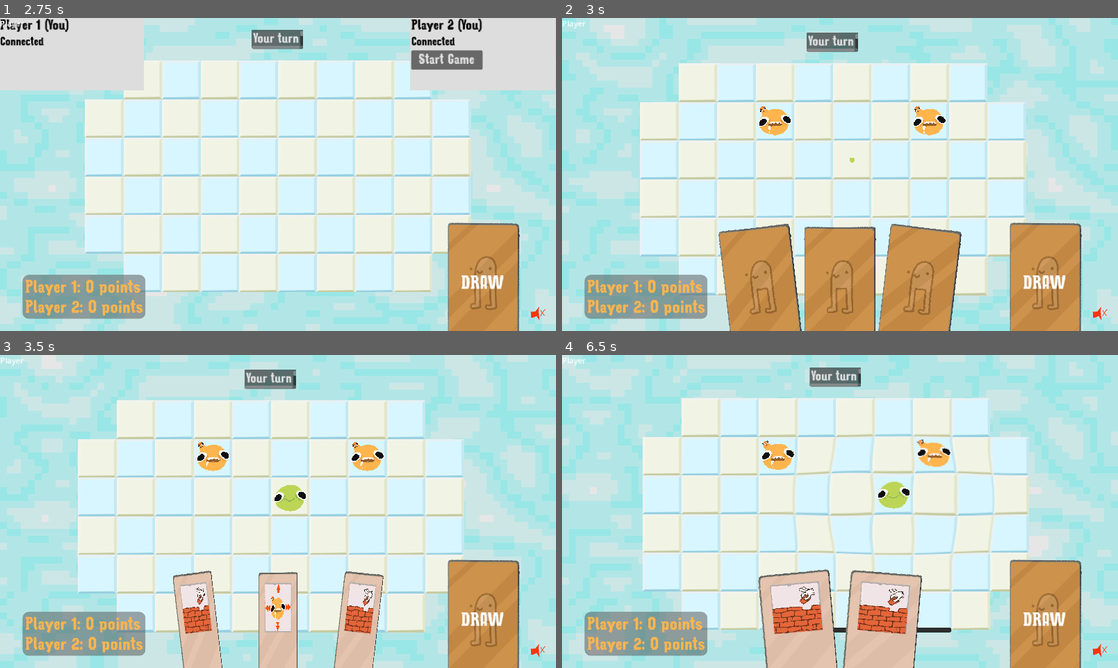
Above: before the commit, frames 1-4 (two rows, left to right).
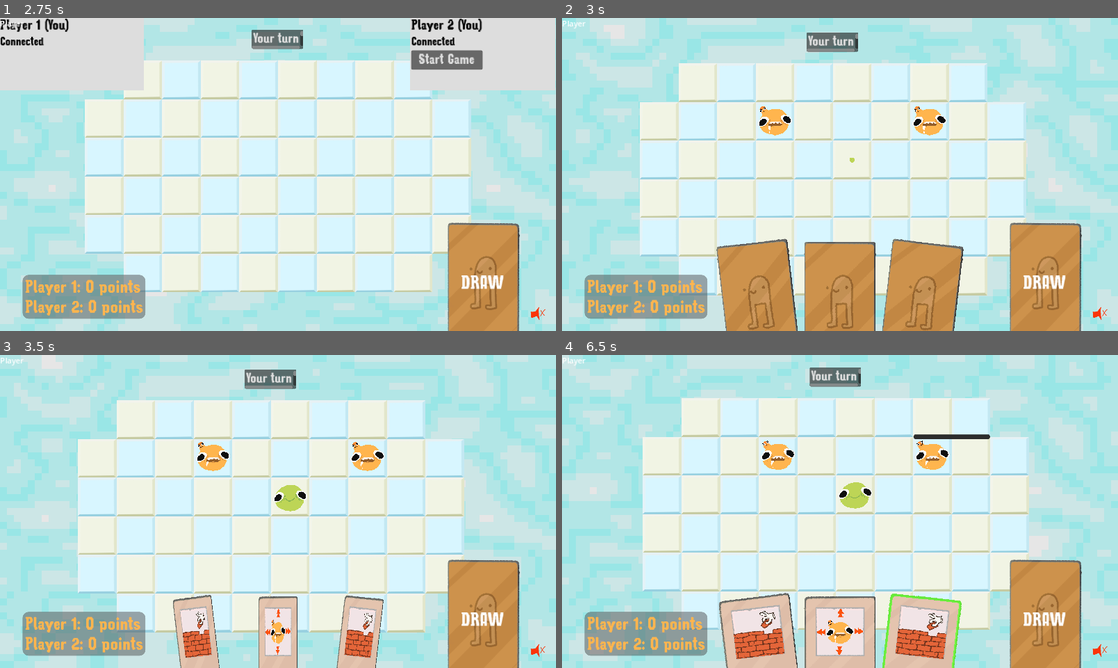
Above: after the commit, the same moments.

Repository: patator62180/GDWL_67
Game: Godot game, scene res://scenes/main/main.tscn
Two runs of this game, one before a commit and one after it. Both use one fixed random seed, a clock stepped at 60 frames per second and the inputs below.
Inputs (mouse positions are in pixels of both pictures, inside the frame that each line leads up to):
- Up to frame 1 (2.75 s): click "[FAKE] Start as player (local)" at 0.5 s; click (278, 190) at 1.27 s; type "12" at 1.35 s; click "PLAY LOCAL" at 2 s
- Up to frame 2 (3 s): click "Start Game" at 2.75 s
- Up to frame 3 (3.5 s): no input
- Up to frame 4 (6.5 s): tap Enter (ui_accept) at 3.5, 5.3 s; drag from (762, 633) to (773, 458) at 3.52 s; drag from (840, 630) to (784, 455) at 4.27 s; move the mouse to (840, 630) at 5.02 s; hold Right (right) 5.03-5.75 s; click (840, 630) at 5.1 s; drag from (917, 633) to (934, 448) at 5.77 s

Frame 1 is identical in both runs. In frame 2, 4.3% of the frame differs, in the area x 27-73%, y 65-100%; in frame 3, 4.5%; in frame 4, 12%, in the area x 28-81%, y 25-100%.

Commit message:
cards juice

Diff:
--- a/scenes/HUD/hud.gd
+++ b/scenes/HUD/hud.gd
@@ -6,13 +6,17 @@
 @export var PlayerManagers: PlayerManagers
 @export var hand: Hand
 
+var player_controller: PlayerController
+
 signal mute_music
 
 func _ready():
     $YouWinLabel.visible = false
     $YouLostLabel.visible = false
 
-    #print(get_parent().player_index)
+func set_player_controller(player_controller: PlayerController):
+    self.player_controller = player_controller
+    hand.player_controller = player_controller
 
 func _process(delta):
     var slider1 = get_node("ColorChoicePlayer1/HSlider").value
--- a/scenes/cards/card.gd
+++ b/scenes/cards/card.gd
@@ -7,6 +7,16 @@
 @export var outline : Control
 @export var icon : TextureRect
 @export var animation_player : AnimationPlayer
+@export var background_texture_rect: TextureRect
+@export var selected_color = Color(0.4, 1, 0.2, 0.85)
+
+var is_selectable = false
+var is_selected = false
+
+var selected_timer = 0.0
+var selected_timer_max = 0.2
+var selected_height = 75
+var selected_size = 0.1
 
 var resource : Resource
 
@@ -16,19 +26,56 @@
     resource = _resource
     icon.set_texture(resource.icon)
 
+func _process(delta):
+    #this makes the card go up and down over time
+
+    #going up
+    if is_selectable and is_selected and selected_timer < selected_timer_max:
+        selected_timer = min(selected_timer + delta, selected_timer_max)
+
+        var ratio =  selected_timer / selected_timer_max;
+        background_texture_rect.position.y = lerp(0, -selected_height, ratio)
+        background_texture_rect.scale = Vector2.ONE + Vector2(selected_size, selected_size) * ratio
+
+    #going down
+    elif !is_selected and selected_timer > 0.0:
+        selected_timer = max(selected_timer - delta, 0.0)
+
+        var ratio = selected_timer / selected_timer_max;
+        background_texture_rect.position.y = lerp(0, -selected_height, ratio)
+        background_texture_rect.scale = Vector2.ONE + Vector2(selected_size, selected_size) * ratio
+
 func _on_gui_input(event):
-    if event is InputEventMouseButton:
-        card_clicked.emit(card_id)
+    if !is_selectable:
+        return
+
+    if event is InputEventMouseButton and event.get_button_index() == MOUSE_BUTTON_LEFT and event.is_pressed():
+        select_card()
 
 func _on_mouse_entered():
-    scale = Vector2.ONE * 1.1
-    z_index = 1
-    position.y = position.y - 50
+    is_selected = true
+
+    if is_selectable:
+        raise_card()
 
 func _on_mouse_exited():
-    scale = Vector2.ONE
+    is_selected = false
+
+    if is_selectable:
+        lower_card()
+
+func select_card():
+    card_clicked.emit(card_id)
+    background_texture_rect.material.set_shader_parameter("color", selected_color)
+
+func deselect_card():
+    background_texture_rect.material.set_shader_parameter("color", Color.TRANSPARENT)
+
+func raise_card():
+    z_index = 1
+
+func lower_card():
     z_index = 0
-    position.y = position.y + 50
 
 func get_type():
     return resource.type
@@ -41,3 +88,10 @@
 
 func flip_card():
     animation_player.play("card_flip")
+
+    await get_tree().create_timer(0.5).timeout
+
+    is_selectable = true
+
+    if is_selected:
+        _on_mouse_entered()
--- a/scenes/cards/card.tscn
+++ b/scenes/cards/card.tscn
@@ -43,12 +43,12 @@
 tracks/2/type = "bezier"
 tracks/2/imported = false
 tracks/2/enabled = true
-tracks/2/path = NodePath(".:position:y")
+tracks/2/path = NodePath("Background:position:y")
 tracks/2/interp = 1
 tracks/2/loop_wrap = true
 tracks/2/keys = {
 "handle_modes": PackedInt32Array(0),
-"points": PackedFloat32Array(398, -0.25, 0, 0.25, 0),
+"points": PackedFloat32Array(0.000152588, -0.25, 0, 0.25, 0),
 "times": PackedFloat32Array(0)
 }
 
@@ -71,12 +71,12 @@
 tracks/1/type = "bezier"
 tracks/1/imported = false
 tracks/1/enabled = true
-tracks/1/path = NodePath(".:position:y")
+tracks/1/path = NodePath("Background:position:y")
 tracks/1/interp = 1
 tracks/1/loop_wrap = true
 tracks/1/keys = {
 "handle_modes": PackedInt32Array(0, 0),
-"points": PackedFloat32Array(200, -0.25, 0, 0.1, -239.24, 0, -0.05, -44.4992, 0.25, 0),
+"points": PackedFloat32Array(200, 0, 0, 0, 0, 0, -0.1, -162.141, 0.25, 0),
 "times": PackedFloat32Array(0, 0.25)
 }
 
@@ -132,7 +132,7 @@
 "card_show_back": SubResource("Animation_kg8m0")
 }
 
-[node name="Card" type="Control" node_paths=PackedStringArray("outline", "icon", "animation_player")]
+[node name="Card" type="Control" node_paths=PackedStringArray("outline", "icon", "animation_player", "background_texture_rect")]
 texture_filter = 1
 custom_minimum_size = Vector2(150, 0)
 layout_mode = 3
@@ -141,10 +141,10 @@
 anchor_top = 1.0
 anchor_right = 0.5
 anchor_bottom = 1.0
-offset_left = 4533.0
-offset_top = 398.0
-offset_right = 4683.0
-offset_bottom = 648.001
+offset_left = -576.0
+offset_top = -648.0
+offset_right = -426.0
+offset_bottom = -397.996
 grow_horizontal = 2
 grow_vertical = 0
 pivot_offset = Vector2(75, 250)
@@ -152,6 +152,7 @@
 outline = NodePath("Background/Outline")
 icon = NodePath("Background/Icon")
 animation_player = NodePath("AnimationPlayer")
+background_texture_rect = NodePath("Background")
 
 [node name="Background" type="TextureRect" parent="."]
 texture_filter = 1
@@ -163,9 +164,9 @@
 anchor_right = 0.5
 anchor_bottom = 0.5
 offset_left = -75.0
-offset_top = -125.0
+offset_top = -125.002
 offset_right = 75.0
-offset_bottom = 125.0
+offset_bottom = 124.999
 grow_horizontal = 2
 grow_vertical = 2
 pivot_offset = Vector2(75, 125)
--- a/scenes/cards/hand.gd
+++ b/scenes/cards/hand.gd
@@ -12,13 +12,14 @@
 var card_scene
 var total_weight = 0
 
-@export var selected_color = Color(0.4, 1, 0.2, 0.85)
+var player_controller: PlayerController
+
 @export var cards_parent: Control
-
 @export var max_width: int
 @export var max_card_angle: float
 
 signal card_selected(cardType : String)
+signal draw_card_for_turn
 
 # Called when the node enters the scene tree for the first time.
 func _ready():
@@ -31,8 +32,6 @@
 
 # Called every frame. 'delta' is the elapsed time since the previous frame.
 func _process(delta):
-    #if Input.is_action_just_pressed("ui_accept"):
-        #draw()
     if Input.is_action_just_pressed("escape"):
         unselect_selected_card()
     pass
@@ -77,13 +76,13 @@
             card_selected.emit(card.get_type())
             selected_card_index = i
             selected_card = card
-            selected_card.get_node("Background").material.set_shader_parameter("color", selected_color)
             break
 
 func unselect_selected_card():
     if selected_card_index == -1:
         return
-    selected_card.get_node("Background").material.set_shader_parameter("color", Color(0.4, 1, 0.2, 0))
+
+    selected_card.deselect_card()
     selected_card_index = -1
     selected_card = null
     card_selected.emit("")
@@ -95,10 +94,10 @@
 
     var actual_width = min(card_width, authorized_card_width)
 
+    #actual magic (do not interfere)
     for i in range(0, cards.size()):
         cards[i].position = Vector2(i * actual_width - (cards.size() - 1) * actual_width / 2 - card_width / 2, 0)
         cards[i].rotation_degrees = ((i+0.5) as float / cards.size()) * max_card_angle - max_card_angle / 2
-        print(cards[i].rotation_degrees)
 
 func consume_selected_card():
     cards.remove_at(selected_card_index)
@@ -108,7 +107,10 @@
 
 func _on_deck_gui_input(event):
     if event is InputEventMouseButton and event.get_button_index() == MOUSE_BUTTON_LEFT and event.is_pressed():
-        draw()
+        if player_controller.is_player_active_turn():
+            draw_multiple(2)
+            draw_card_for_turn.emit()
+
 
 func play_card_appear_anims(card: Card):
     card.show_card_appear()
--- a/scenes/cards/hand.tscn
+++ b/scenes/cards/hand.tscn
@@ -25,7 +25,8 @@
 anchor_top = 1.0
 anchor_right = 0.5
 anchor_bottom = 1.0
-offset_top = -200.0
+offset_top = -150.0
+offset_bottom = 50.0
 grow_horizontal = 2
 grow_vertical = 0
 
--- a/scenes/game/game.gd
+++ b/scenes/game/game.gd
@@ -47,6 +47,8 @@
     if Mediator.instance.is_player():
         shockwave = shockwave_scene.instantiate()
         camera.add_child(shockwave)
+        hud.set_player_controller(player_controller)
+
 
 
 func _process(delta):
--- a/scenes/game/player_controller.gd
+++ b/scenes/game/player_controller.gd
@@ -57,6 +57,10 @@
     self.player_index = player_index
     hud.player_cards[player_index].assign()
 
+@rpc('any_peer')
+func draw_for_turn():
+    game.on_turn_done()
+
 func is_player_active_turn():
     return player_index_playing == player_index
 
@@ -102,9 +106,13 @@
     card_selection_sound.play()
     grid.selected_card_type = cardType
 
+func on_card_draw():
+    Mediator.instance.call_on_server(draw_for_turn)
+
 func _ready():
     grid.cell_click.connect(on_cell_click)
-    hud.hand.card_selected.connect(on_card_selected);
+    hud.hand.card_selected.connect(on_card_selected)
+    hud.hand.draw_card_for_turn.connect(on_card_draw)
 
 func _process(delta):
     turn_indicator()
